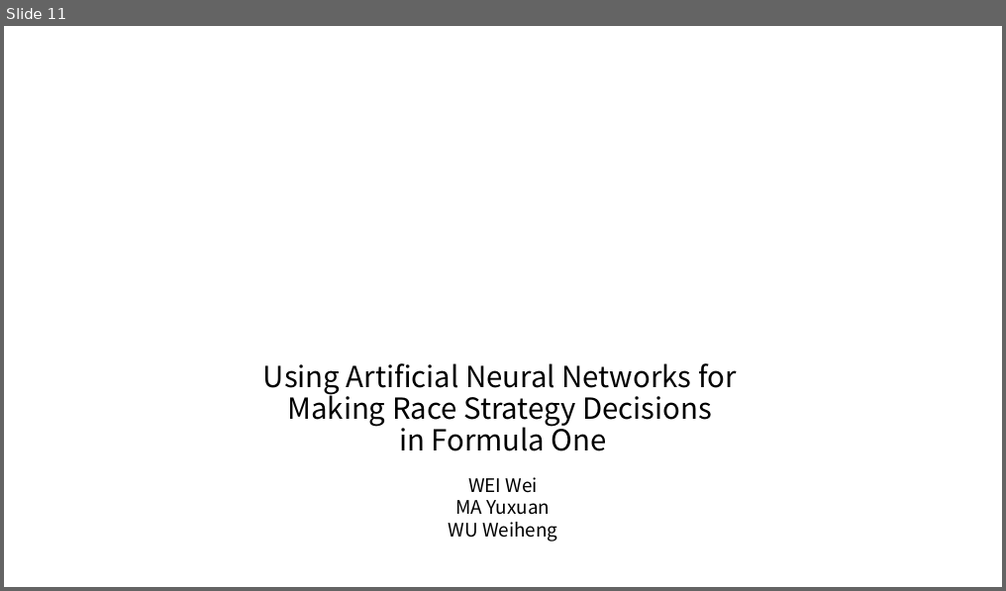
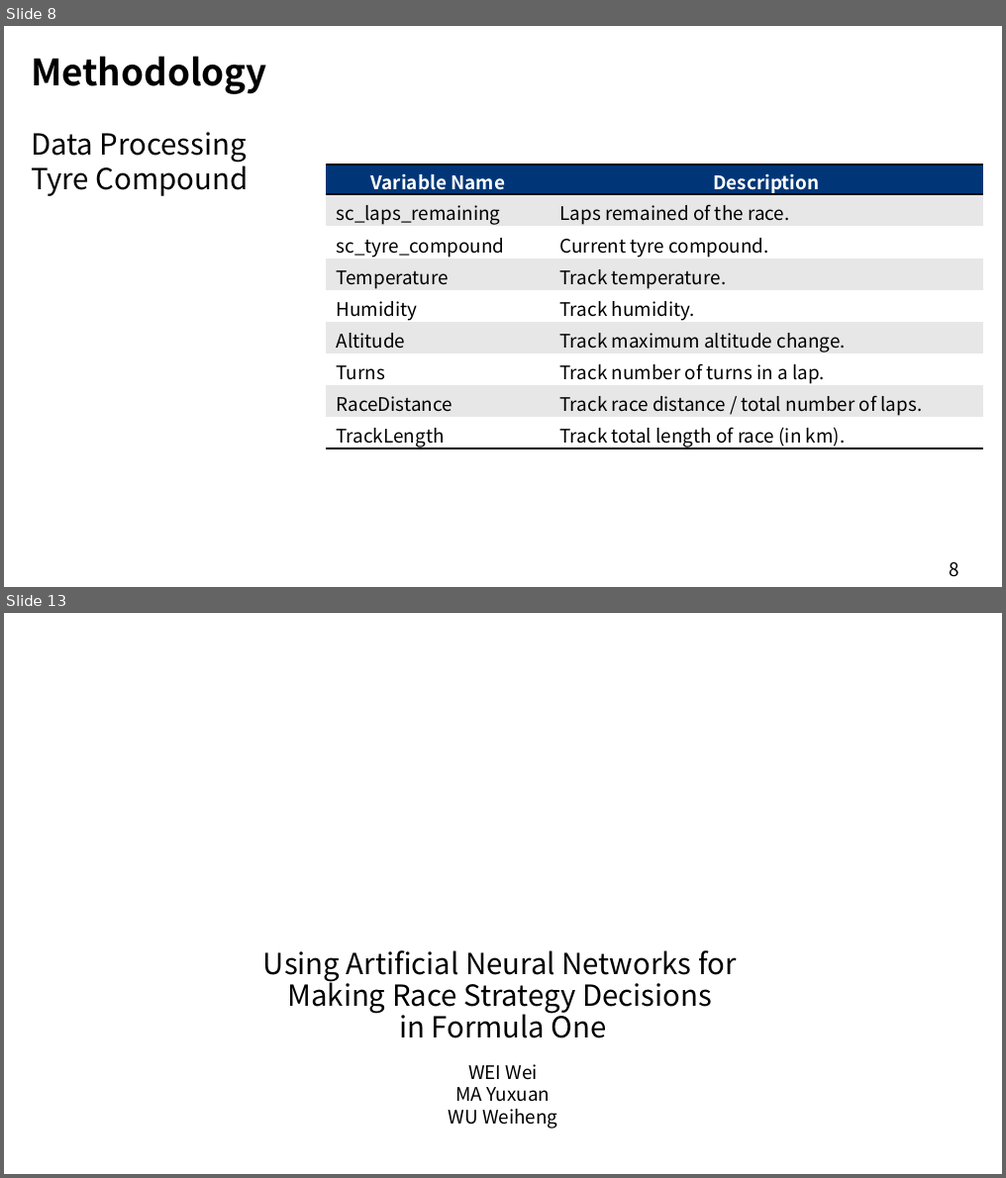
Before and after one commit to xvhhvx/EESM5900V_Project, a slide deck: Project_Presentation.pptx. Shown one above the other, each under a label of ours: slide 11 before the commit, slides 8 and 13 after it; the slides between them are not shown. The pictures are 1006x591 and 1006x1178 pixels, drawn with LibreOffice and Linux fonts; fonts in the diff are those of the drawing; background and template pictures are left out. Boxes give left, top, right and bottom in pixels: in the first picture for what was removed or moved away, otherwise in the second. Text is boxed around its words. In the diff, an @@ line names an element or a change of style, - is before the commit and + after.

```diff
--- a/Project_Presentation.pptx
+++ b/Project_Presentation.pptx
@@ slide 8 added at [4,26,1002,587], background #FFFFFF @@
@@ text added at [31,56,267,94], 35 pt, text #000000, bold @@
+Methodology
@@ text added at [31,132,249,196], 28 pt, text #000000 @@
+Data Processing
+Tyre Compound
@@ table added at [326,165,982,453], 9 rows, 2 columns @@
+Variable Name | Description
+sc_laps_remaining | Laps remained of the race.
+sc_tyre_compound | Current tyre compound.
+Temperature | Track temperature.
+Humidity | Track humidity.
+Altitude | Track maximum altitude change.
+Turns | Track number of turns in a lap.
+RaceDistance | Track race distance / total number of laps.
+TrackLength | Track total length of race (in km).
@@ text added at [948,563,958,577], 18 pt, text #000000 @@
+8
@@ what was slide 11 is now slide 13 @@
```
Also in this commit, not shown: 7 slides changed, 3 other slides added, 2 slides removed.
